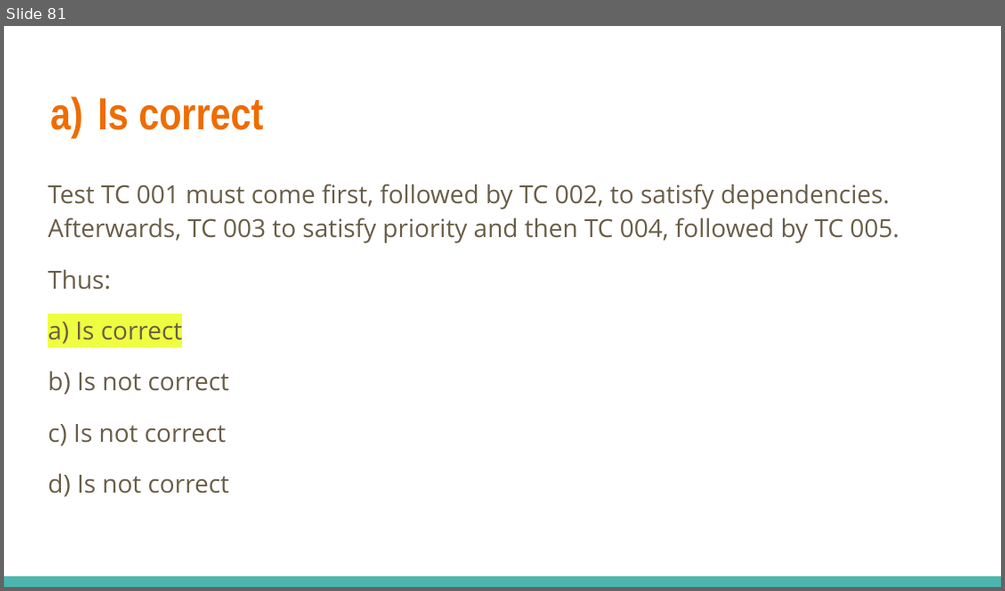
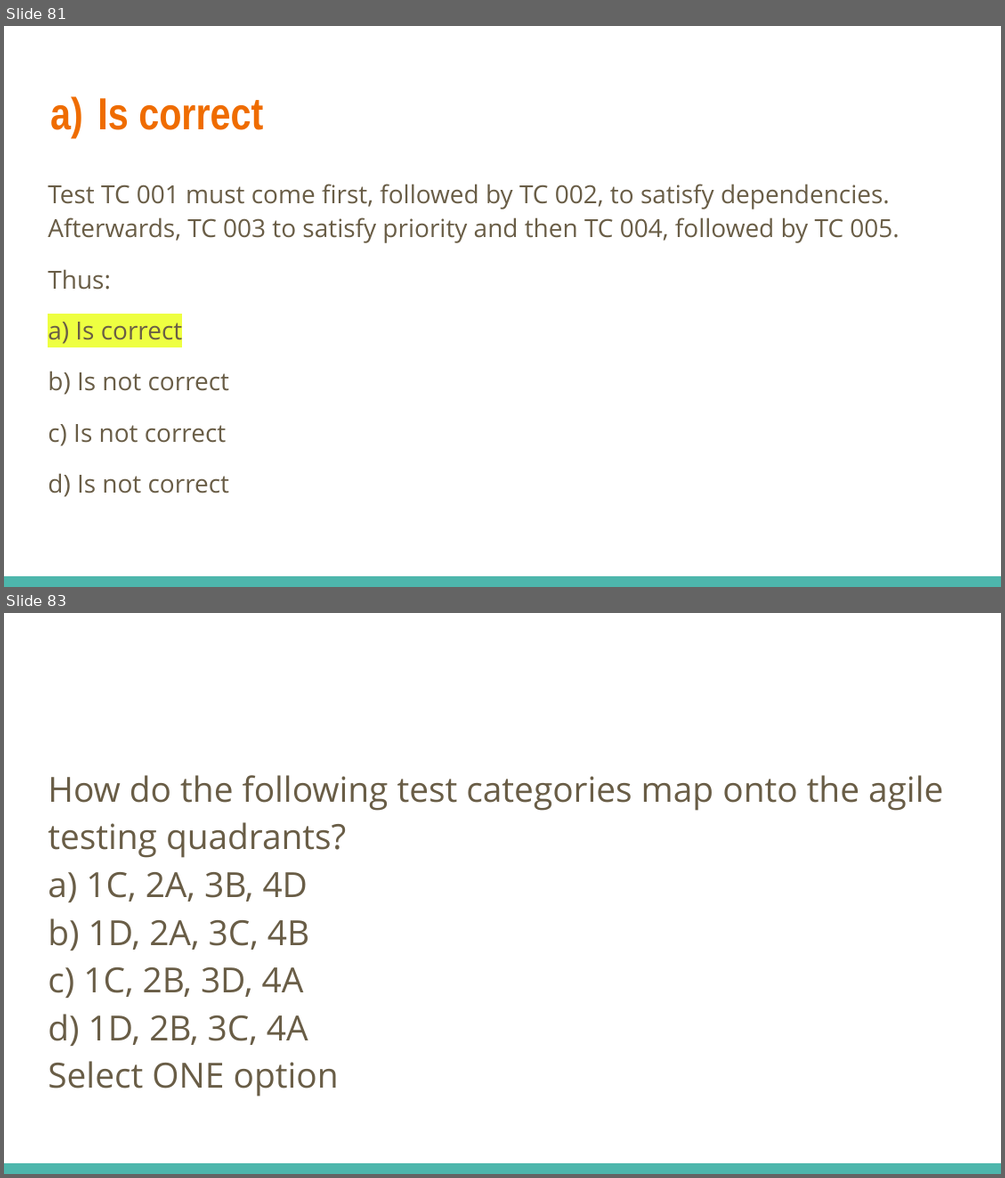
Before and after one commit to fawadmalik/istqb, a slide deck: ISTQB Foundation Level Preparation.pptx. Shown one above the other, each under a label of ours: slide 81 before the commit, slides 81 and 83 after it; the slides between them are not shown. The pictures are 1005x591 and 1005x1178 pixels, drawn with LibreOffice and Linux fonts; fonts in the diff are those of the drawing. Boxes give left, top, right and bottom in pixels: in the first picture for what was removed or moved away, otherwise in the second. Text is boxed around its words. In the diff, an @@ line names an element or a change of style, - is before the commit and + after.

```diff
--- a/ISTQB Foundation Level Preparation.pptx
+++ b/ISTQB Foundation Level Preparation.pptx
@@ slide 83 added at [4,613,1001,1174], background #FFFFFF; not listed: 1 template element that a slide beside it also shows @@
@@ text added at [48,775,943,1096], 25 pt, text #695D46 @@
+How do the following test categories map onto the agile testing quadrants?
+a) 1C, 2A, 3B, 4D
+b) 1D, 2A, 3C, 4B
+c) 1C, 2B, 3D, 4A
+d) 1D, 2B, 3C, 4A
+Select ONE option
```
Also in this commit, not shown: 1 slide changed, 2 other slides added.
